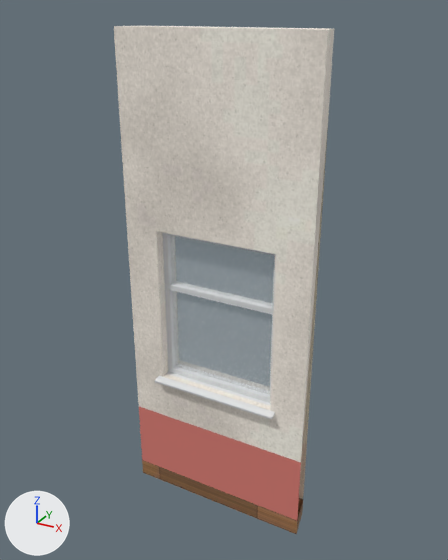
What one commit did to the glTF model kits/cinema-drive-in/pieces/f_win.glb.
Rendered twice from a 50 mm lens placed at (2.13, -3.7, 3.87), pointed at (-0.01, 0.18, 1.93). The axes (+X, +Y, +Z) are drawn at lower left. The lights are the same throughout. The picture after the commit comes second. Where no turn or scale is listed for an object, it has been applied to the vertices.

The first picture shows 'f_win_concrete', 'f_win_coping', 'f_win_frame', 'f_win_glass', 'f_win_plaster', 'f_win_render', 'f_win_tile_r'.
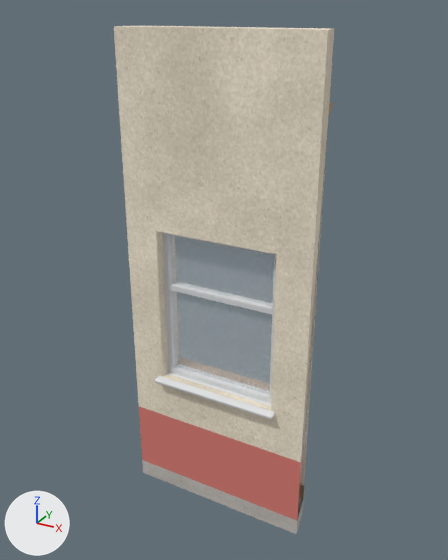
Where the newer file only moved an object's origin or applied its transform, the numbers keep the older frame.

What changed in the scene script:
```text
Change mat_concrete:
    where n2 = _N.new('ShaderNodeTexImage'); n2.name = 'Image Texture'
    n2.image: img_image_0 -> img_image_12
    where n5 = _N.new('ShaderNodeTexImage'); n5.name = 'Image Texture.001'
    n5.image: img_image_3 -> img_image_15
    where n7 = _N.new('ShaderNodeTexImage'); n7.name = 'Image Texture.002'
    n7.image: img_image_1 -> img_image_13
Change mat_render:
    where n2 = _N.new('ShaderNodeTexImage'); n2.name = 'Image Texture'
    n2.image: img_image_8 -> img_image_4
    where n5 = _N.new('ShaderNodeTexImage'); n5.name = 'Image Texture.001'
    n5.image: img_image_11 -> img_image_7
    where n7 = _N.new('ShaderNodeTexImage'); n7.name = 'Image Texture.002'
    n7.image: img_image_9 -> img_image_5
Add mat_trim:
    mat_trim = principled_material('trim')
    mat_trim.base_color = (0.431, 0.29, 0.196)  # beige #af937a
    mat_trim.roughness = 0.6
Add me_molduras:
    me_molduras.from_pydata(...)  # 132 vertices, 228 faces; spans x -0.73..0.73, y 0.17..0.32, z 0.0..3.3
    me_molduras.materials.append(mat_trim)  # beige #af937a
Add ob_molduras:
    ob_molduras = bpy.data.objects.new('molduras', me_molduras)
    ob_molduras.location = (0.0, 0.0, 0.0)
```

Where the change shows, as pixel boxes (x1, y1, x2, y2) in the pictures (448 x 560 px):
'f_win_render', surface changed
    both: (114, 26, 334, 462)
'f_win_concrete', surface changed (brown to grey)
    both: (142, 460, 303, 534)
'molduras', added (mostly hidden)
    after: (299, 102, 333, 499)
